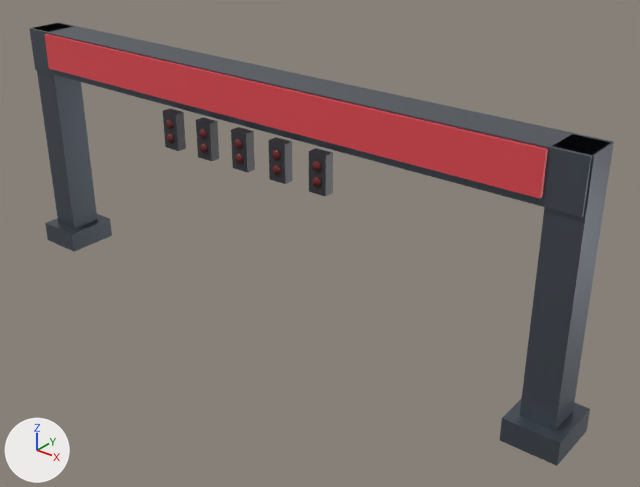
One commit to the glTF model motovelo-assets/models/start_gantry.glb: the scene before it, then after it.
One viewpoint serves both versions: a camera (50 mm lens) standing at (18.8, -20.5, 16.4) and looking at (1.9, 0.7, 3.3). Every picture has the same lights, and +X, +Y and +Z are marked at lower left. The older version comes first. Where no turn or scale is listed for an object, it has been applied to the vertices.

Names of what the first picture shows: 'BannerFront', 'Bridge', 'StartPod_0', 'StartPod_1', 'StartPod_2', 'StartPod_3', 'StartPod_4', 'TowerBase_-1', 'TowerBase_1', 'Tower_-1', 'Tower_1' and 10 more.
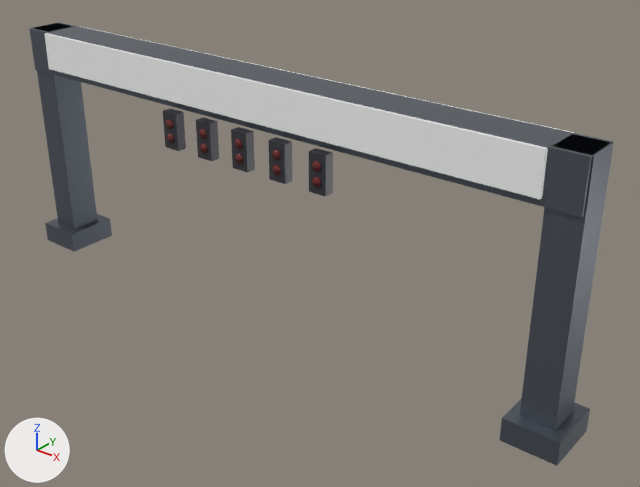
Diff of the bpy script that builds the scene:
```diff
--- a/motovelo-assets/models/start_gantry.glb.py
+++ b/motovelo-assets/models/start_gantry.glb.py
@@ mat_gantrybanner @@
 mat_gantrybanner = principled_material('GantryBanner')
-mat_gantrybanner.base_color = (0.85, 0.08, 0.1)  # red #ed5059
+mat_gantrybanner.base_color = (1.0, 1.0, 1.0)  # white #ffffff
 mat_gantrybanner.metallic = 0.2
```

What differs and where, as boxes (x1, y1, x2, y2) in the pictures (640 x 487 px):
'BannerFront', recoloured (red to white)
    both: (44, 34, 548, 198)
'BannerBack', recoloured
    both: (79, 26, 574, 133)
